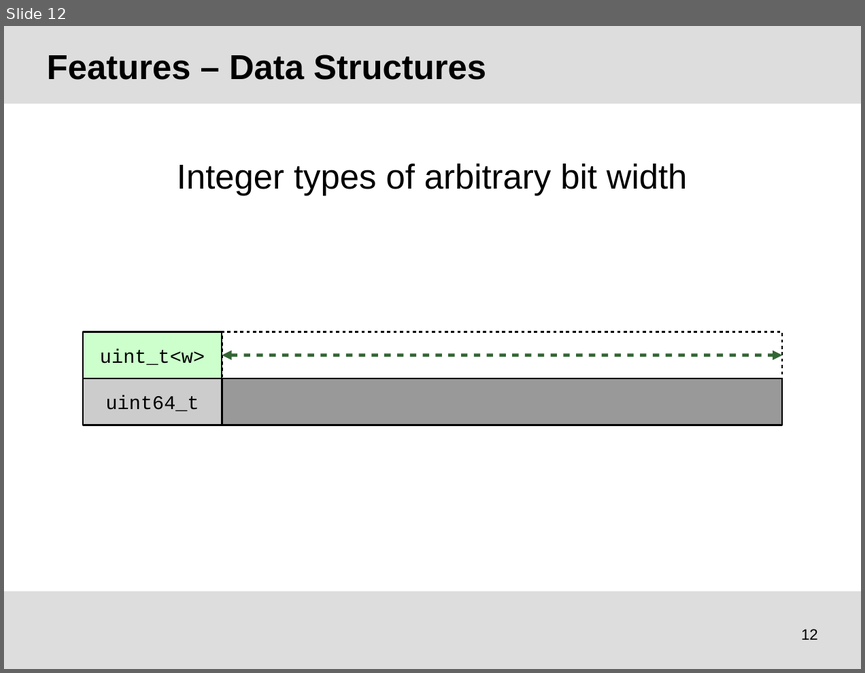
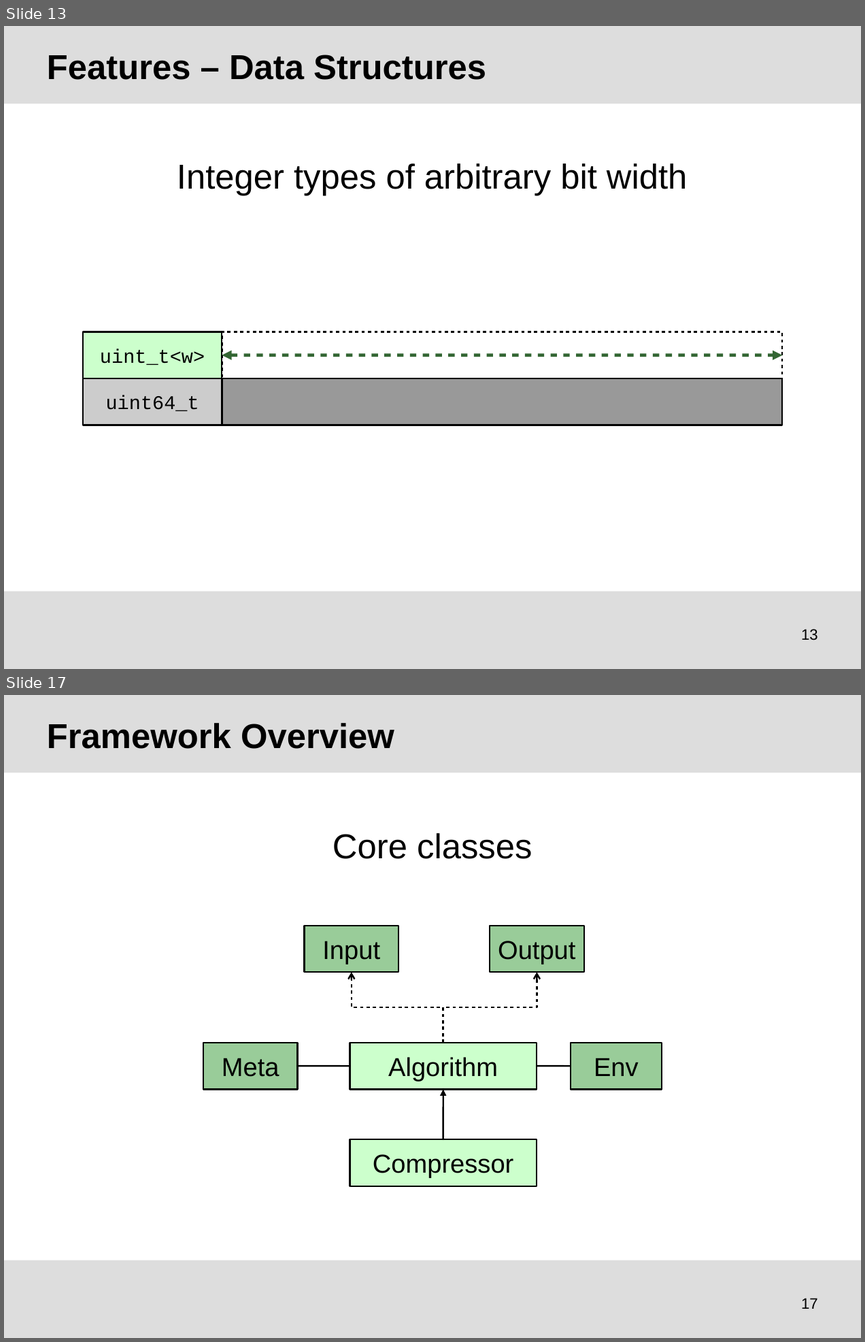
Before and after one commit to tudocomp/tudocomp, a slide deck: etc/presentation.odp. Shown one above the other, each under a label of ours: slide 12 before the commit, slides 13 and 17 after it; the slides between them are not shown. The pictures are 865x673 and 865x1342 pixels, drawn with LibreOffice and Linux fonts; fonts in the diff are those of the drawing; background and template pictures are left out. Boxes give left, top, right and bottom in pixels: in the first picture for what was removed or moved away, otherwise in the second. Text is boxed around its words. In the diff, an @@ line names an element or a change of style, - is before the commit and + after.

```diff
--- a/etc/presentation.odp
+++ b/etc/presentation.odp
@@ slide 17 added at (4,695,861,1338), background #FFFFFF; not listed: 2 template elements that a slide beside it also shows @@
@@ title added at (47,723,394,749), 32 pt, text #000000, bold @@
+Framework Overview
@@ text added at (332,833,532,859), 32 pt, text #000000 @@
+Core classes
@@ rectangle added at (304,925,398,972), fill #99CC99, outline #000000 1.5 pt, 24 pt, text #000000 @@
+Input
@@ rectangle added at (490,925,584,972), fill #99CC99, outline #000000 1.5 pt, 24 pt, text #000000 @@
+Output
@@ elbow arrow added from (443, 1042) to (351, 972), #000000 1.5 pt @@
@@ elbow arrow added from (443, 1042) to (536, 972), #000000 1.5 pt @@
@@ rectangle added at (203,1042,297,1089), fill #99CC99, outline #000000 1.5 pt, 24 pt, text #000000 @@
+Meta
@@ rectangle added at (350,1042,536,1089), fill #CCFFCC, outline #000000 1.5 pt, 24 pt, text #000000 @@
+Algorithm
@@ rectangle added at (571,1042,662,1089), fill #99CC99, outline #000000 1.5 pt, 24 pt, text #000000 @@
+Env
@@ line added from (298, 1066) to (350, 1066), #000000 1.5 pt @@
@@ line added from (536, 1066) to (571, 1066), #000000 1.5 pt @@
@@ arrow added from (443, 1140) to (443, 1089), #000000 1.5 pt @@
@@ rectangle added at (350,1139,536,1185), fill #CCFFCC, outline #000000 1.5 pt, 24 pt, text #000000 @@
+Compressor
@@ page number added at (801,1297,818,1308), 14 pt, text #000000 @@
+17
@@ what was slide 12 is now slide 13 @@
@@ page number at (801,628,818,640): text changed @@
-12
+13
```
Also in this commit, not shown: 7 slides changed, 4 other slides added, 3 slides removed.
